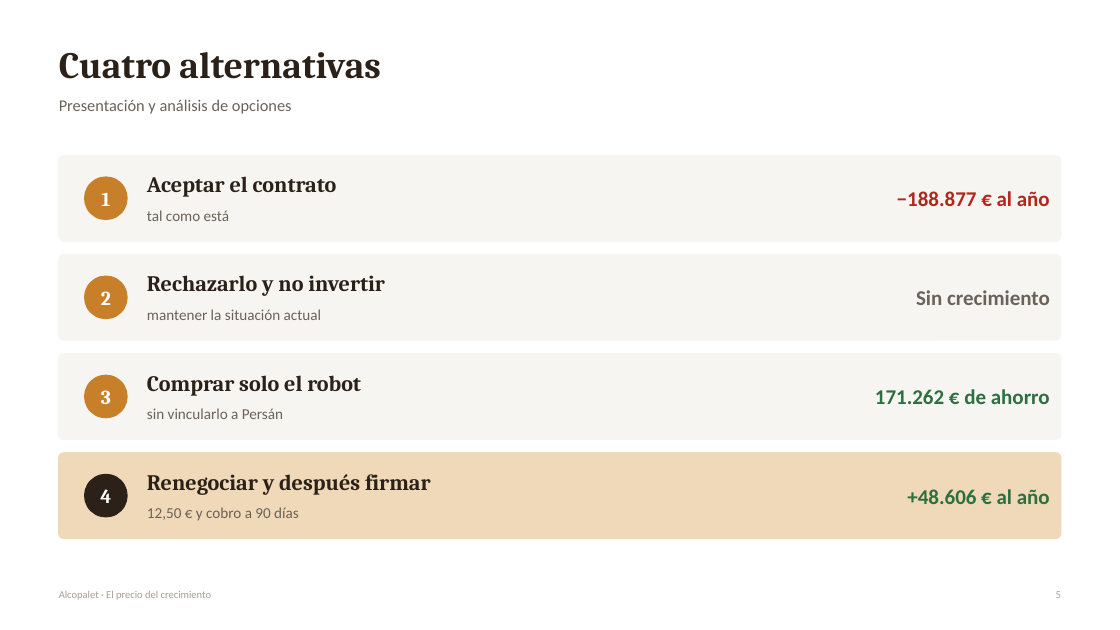
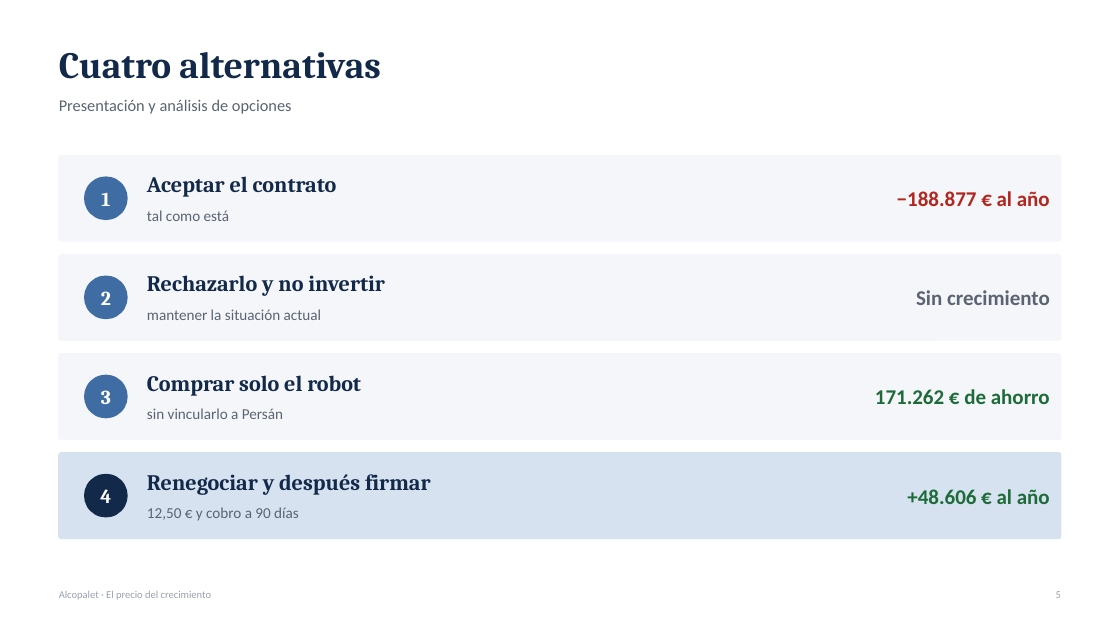
Before and after one commit to daniverdugocal-dot/DANISANTELMO, a slide deck: slide 5 of Alcopalet_Defensa.pptx. Drawn at 1120x630 pixels with LibreOffice and Linux fonts; fonts in the diff are those of the drawing. Boxes give left, top, right and bottom in pixels: in the first picture for what was removed or moved away, otherwise in the second. Text is boxed around its words. In the diff, an @@ line names an element or a change of style, - is before the commit and + after.

```diff
--- a/Alcopalet_Defensa.pptx
+++ b/Alcopalet_Defensa.pptx
@@ fill #F7F5F2 to #F4F6F9; outline #F7F5F2 1 pt to #F4F6F9 1 pt; proportions changed in 3 elements at bbox=[59, 155, 1061, 241], bbox=[59, 255, 1061, 340], bbox=[59, 354, 1061, 439] @@
@@ fill #C87F2A to #3E6CA3 in 3 elements at bbox=[84, 176, 128, 220], bbox=[84, 276, 128, 319], bbox=[84, 375, 128, 418] @@
@@ text "171.262 € de ahorro" at bbox=[875, 389, 1050, 404]: text colour #2E6F40 to #1E6B3A @@
@@ rounded rectangle at bbox=[59, 453, 1061, 539]: fill #EFD9B8 to #D6E2F0; outline #EFD9B8 1 pt to #D6E2F0 1 pt; proportions changed @@
@@ ellipse at bbox=[84, 474, 128, 518]: fill #2B2118 to #12294A @@
@@ text colour #2B2118 to #12294A in 5 elements at bbox=[59, 52, 381, 79], bbox=[147, 176, 337, 197], bbox=[147, 275, 385, 296], bbox=[147, 375, 361, 396], bbox=[147, 474, 431, 495] @@
@@ text "+48.606 € al año" at bbox=[907, 489, 1050, 504]: text colour #2E6F40 to #1E6B3A @@
@@ text colour #6B6259 to #5A6472 in 6 elements at bbox=[59, 99, 292, 114], bbox=[147, 210, 229, 221], bbox=[147, 309, 321, 320], bbox=[916, 290, 1050, 305], bbox=[147, 408, 283, 419], bbox=[147, 507, 299, 520] @@
@@ text "Alcopalet · El precio del ..." at bbox=[59, 591, 211, 600]: text colour #A79E93 to #98A2B0 @@
@@ text "5" at bbox=[1056, 591, 1061, 598]: text colour #A79E93 to #98A2B0 @@
```
Also in this commit, not shown: 11 other slides changed, 1 other file.
